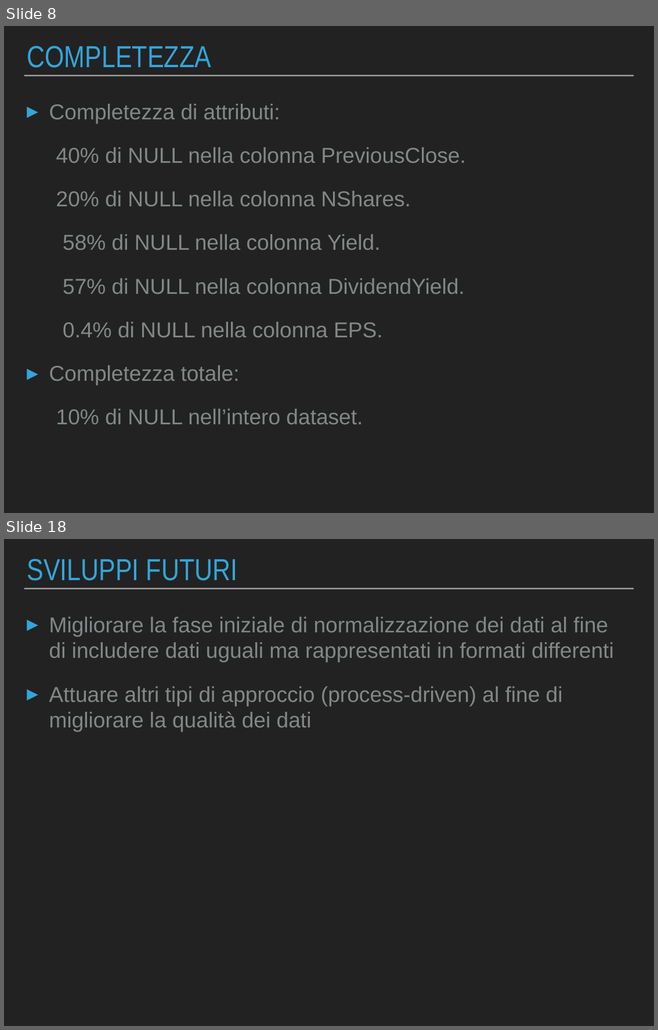
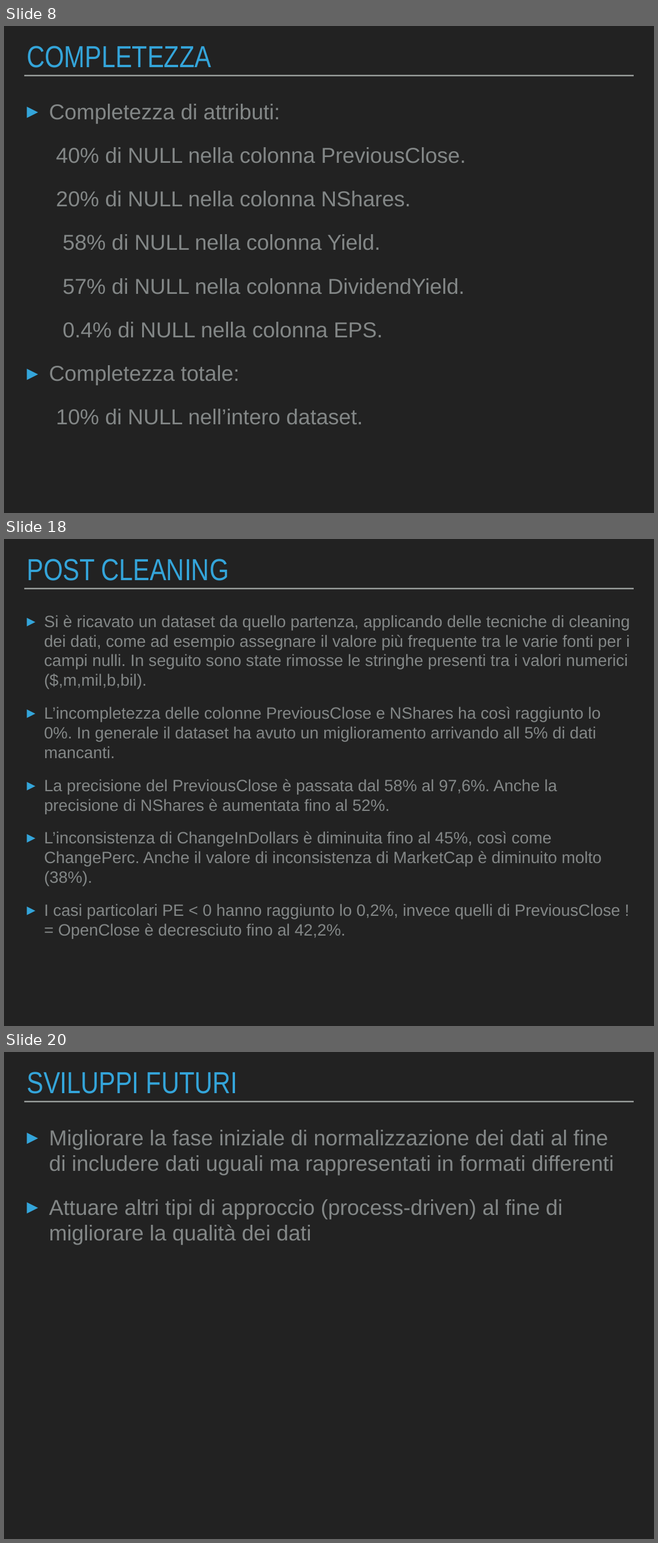
Before and after one commit to Beltra97/Unimib_ArchitettureDati, a slide deck: PresentazionePowerPoint.pptx. Shown one above the other, each under a label of ours: slides 8 and 18 before the commit, slides 8, 18 and 20 after it; the slides between them are not shown. The pictures are 658x1030 and 658x1543 pixels, drawn with LibreOffice and Linux fonts; fonts in the diff are those of the drawing. Boxes give left, top, right and bottom in pixels: in the first picture for what was removed or moved away, otherwise in the second. Text is boxed around its words. In the diff, an @@ line names an element or a change of style, - is before the commit and + after.

Commit message:
Aggiunta consistenza ChangeInDollars, ChangePerc e slide.

```diff
--- a/PresentazionePowerPoint.pptx
+++ b/PresentazionePowerPoint.pptx
@@ slide 18 added at box(4, 539, 654, 1026), background #222222; not listed: 1 template element that a slide beside it also shows @@
@@ title added at box(27, 559, 229, 581), 48 pt, text #34A5DA @@
+POST CLEANING
@@ text added at box(44, 615, 629, 939), 25.8 pt, text #838787 @@
+▸ Si è ricavato un dataset da quello partenza, applicando delle tecniche di cleaning dei dati, come ad esempio assegnare il valore più frequente tra le varie fonti per i campi nulli. In seguito sono state rimosse le stringhe presenti tra i valori numerici ($,m,mil,b,bil).
+▸ L’incompletezza delle colonne PreviousClose e NShares ha così raggiunto lo 0%. In generale il dataset ha avuto un miglioramento arrivando all 5% di dati mancanti.
+▸ La precisione del PreviousClose è passata dal 58% al 97,6%. Anche la precisione di NShares è aumentata fino al 52%.
+▸ L’inconsistenza di ChangeInDollars è diminuita fino al 45%, così come ChangePerc. Anche il valore di inconsistenza di MarketCap è diminuito molto (38%).
+▸ I casi particolari PE < 0 hanno raggiunto lo 0,2%, invece quelli di PreviousClose != OpenClose è decresciuto fino al 42,2%.
@@ what was slide 18 is now slide 20 @@
```
Also in this commit, not shown: 13 slides changed, 1 other slide added, 2 other files.
